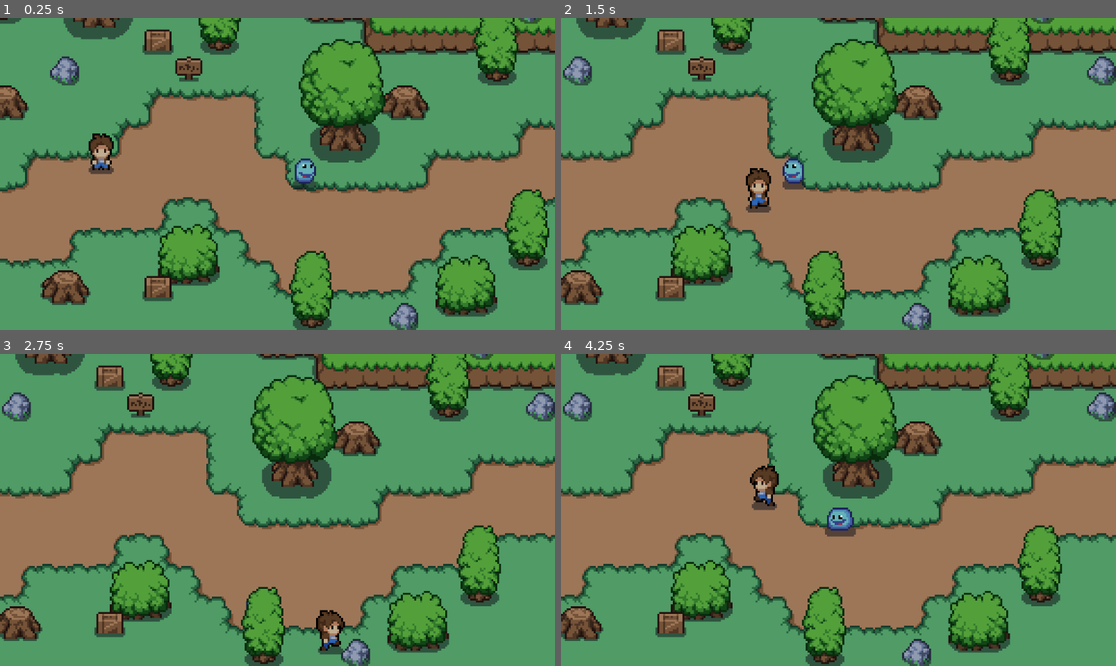
Above: before the commit, frames 1-4 (two rows, left to right).
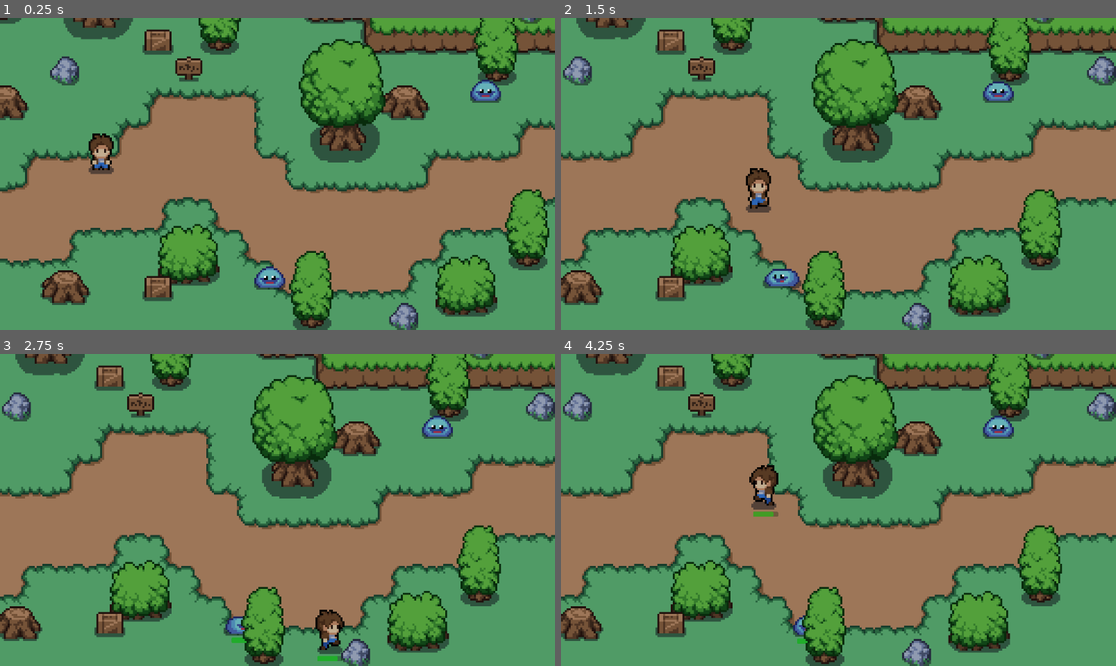
Above: after the commit, the same moments.

Repository: gavinhewitt03/LEAD-Academy-Game
Game: Godot game, scene res://scenes/world.tscn
The game is run twice, just before and just after one commit, with the same random seed, the same clock (stepped at 60 frames per second) and the same inputs.
Inputs:
- Up to frame 1 (0.25 s): no input
- Up to frame 2 (1.5 s): hold Right (ui_right) 0.53-1.28 s; tap E (attack) at 0.6, 1.35 s; hold Down (ui_down) from 1.28 s (still down)
- Up to frame 3 (2.75 s): release Down (ui_down) at 2.03 s; hold Right (ui_right) from 2.03 s (still down); tap E (attack) at 2.1 s
- Up to frame 4 (4.25 s): release Right (ui_right) at 2.78 s; hold Up (ui_up) 2.78-3.53 s; tap E (attack) at 2.85, 3.6 s; hold Left (ui_left) from 3.53 s (still down)

The runs differ from the first frame. In frame 1, 1.0% of the frame differs, in the area x 45-91%, y 19-88%; in frame 2, 1.0%; in frame 3, 0.8%; in frame 4, 1.2%, in the area x 33-82%, y 19-93%.

Commit message:
FINISHED GAME

Diff:
--- a/scenes/enemy.tscn
+++ b/scenes/enemy.tscn
@@ -81,7 +81,7 @@
 "duration": 1.0,
 "texture": SubResource("AtlasTexture_yvjb4")
 }],
-"loop": true,
+"loop": false,
 "name": &"death",
 "speed": 5.0
 }, {
@@ -133,16 +133,16 @@
 radius = 5.0
 
 [sub_resource type="CircleShape2D" id="CircleShape2D_y3ghr"]
-radius = 11.0
+radius = 12.0
 
 [node name="enemy" type="CharacterBody2D"]
-collision_layer = 2
+collision_layer = 4
 collision_mask = 3
 script = ExtResource("1_xh0kq")
 
 [node name="AnimatedSprite2D" type="AnimatedSprite2D" parent="."]
 sprite_frames = SubResource("SpriteFrames_jeo1i")
-animation = &"idle"
+animation = &"death"
 offset = Vector2(0, -6)
 
 [node name="detection_area" type="Area2D" parent="."]
@@ -159,13 +159,24 @@
 debug_color = Color(0.652077, 0.369282, 0.920032, 0.42)
 
 [node name="enemy_hitbox" type="Area2D" parent="."]
+collision_layer = 4
+collision_mask = 2
 
 [node name="CollisionShape2D" type="CollisionShape2D" parent="enemy_hitbox"]
-position = Vector2(0, -3)
+position = Vector2(0, -4)
 shape = SubResource("CircleShape2D_y3ghr")
 debug_color = Color(0.501034, 0.580172, 0.0719084, 0.42)
 
 [node name="damage_cooldown" type="Timer" parent="."]
+
+[node name="healthbar" type="ProgressBar" parent="."]
+modulate = Color(0, 1, 0, 1)
+offset_left = -6.0
+offset_top = 3.0
+offset_right = 114.0
+offset_bottom = 30.0
+scale = Vector2(0.1, 0.1)
+show_percentage = false
 
 [connection signal="body_entered" from="detection_area" to="." method="_on_detection_area_body_entered"]
 [connection signal="body_exited" from="detection_area" to="." method="_on_detection_area_body_exited"]
--- a/scenes/player.tscn
+++ b/scenes/player.tscn
@@ -282,7 +282,7 @@
 "duration": 1.0,
 "texture": SubResource("AtlasTexture_wbq6t")
 }],
-"loop": true,
+"loop": false,
 "name": &"death",
 "speed": 5.0
 }, {
@@ -417,19 +417,17 @@
 radius = 5.0
 
 [sub_resource type="CircleShape2D" id="CircleShape2D_fabi8"]
-radius = 13.0
+radius = 14.0
 
 [node name="player" type="CharacterBody2D"]
-collision_layer = 3
-collision_mask = 3
+collision_layer = 2
+collision_mask = 5
 script = ExtResource("1_haf4o")
 
 [node name="AnimatedSprite2D" type="AnimatedSprite2D" parent="."]
 position = Vector2(-1, -2)
 sprite_frames = SubResource("SpriteFrames_yn1xn")
-animation = &"side_idle"
-frame = 3
-frame_progress = 0.486107
+animation = &"death"
 offset = Vector2(0, -15)
 
 [node name="CollisionShape2D" type="CollisionShape2D" parent="."]
@@ -439,6 +437,8 @@
 debug_color = Color(0.180418, 0.568179, 0.810704, 0.42)
 
 [node name="player_hitbox" type="Area2D" parent="."]
+collision_layer = 2
+collision_mask = 4
 
 [node name="CollisionShape2D" type="CollisionShape2D" parent="player_hitbox"]
 position = Vector2(-1, -8)
@@ -472,7 +472,25 @@
 limit_right = 260
 limit_bottom = 1
 
+[node name="healthbar" type="ProgressBar" parent="."]
+modulate = Color(0, 1, 0, 1)
+offset_left = -6.75
+offset_top = 3.0
+offset_right = 123.25
+offset_bottom = 30.0
+scale = Vector2(0.1, 0.1)
+show_percentage = false
+
+[node name="regen_timer" type="Timer" parent="."]
+wait_time = 5.0
+autostart = true
+
+[node name="respawn_timer" type="Timer" parent="."]
+wait_time = 5.0
+
 [connection signal="body_entered" from="player_hitbox" to="." method="_on_player_hitbox_body_entered"]
 [connection signal="body_exited" from="player_hitbox" to="." method="_on_player_hitbox_body_exited"]
-[connection signal="timeout" from="damage_cooldown" to="." method="_on_attack_cooldown_timeout"]
+[connection signal="timeout" from="damage_cooldown" to="." method="_on_damage_cooldown_timeout"]
 [connection signal="timeout" from="attack_cooldown" to="." method="_on_attack_cooldown_timeout"]
+[connection signal="timeout" from="regen_timer" to="." method="_on_regen_timer_timeout"]
+[connection signal="timeout" from="respawn_timer" to="." method="_on_respawn_timer_timeout"]
--- a/scenes/world.tscn
+++ b/scenes/world.tscn
@@ -103,7 +103,7 @@
 position = Vector2(155, 108)
 
 [node name="enemy" parent="." instance=ExtResource("5_7gxc7")]
-position = Vector2(260, 116)
+position = Vector2(242, 168)
 
 [node name="collisions" type="StaticBody2D" parent="."]
 
@@ -116,5 +116,11 @@
 position = Vector2(197, -17)
 shape = SubResource("RectangleShape2D_40ryp")
 
+[node name="enemy2" parent="." instance=ExtResource("5_7gxc7")]
+position = Vector2(46, 35)
+
+[node name="enemy3" parent="." instance=ExtResource("5_7gxc7")]
+position = Vector2(354, 71)
+
 [connection signal="body_entered" from="cliff_side_area" to="." method="_on_cliff_side_area_body_entered"]
 [connection signal="body_exited" from="cliff_side_area" to="." method="_on_cliff_side_area_body_exited"]
--- a/scripts/enemy.gd
+++ b/scripts/enemy.gd
@@ -1,6 +1,6 @@
 extends CharacterBody2D
 
-var speed = 40
+var speed = 60
 var player_chase = false
 var player = null
 
@@ -10,6 +10,7 @@
 
 func _physics_process(delta):
 	deal_with_damage()
+	update_health()
 
 	if player_chase:
 		position += (player.position - position)/speed
@@ -21,7 +22,7 @@
 			$AnimatedSprite2D.flip_h = true
 		else:
 			$AnimatedSprite2D.flip_h = false
-	else:
+	elif health > 0:
 		$AnimatedSprite2D.play("idle")
 
 func _on_detection_area_body_entered(body):
@@ -47,8 +48,22 @@
 			health -= 30
 			$damage_cooldown.start()
 			receive_damage = false
-			if health <= 0:
-				self.queue_free()
+			death()
 
 func _on_damage_cooldown_timeout() -> void:
 	receive_damage = true
+
+func update_health():
+	$healthbar.value = health
+
+	if health >= 100:
+		$healthbar.visible = false
+	else:
+		$healthbar.visible = true
+
+func death():
+	if health <= 0:
+		player_chase = false
+		player_in_attack_range = false
+		$AnimatedSprite2D.play("death")
+		$AnimatedSprite2D.connect("animation_finished", func(): queue_free(), CONNECT_ONE_SHOT)
--- a/scripts/player.gd
+++ b/scripts/player.gd
@@ -10,6 +10,8 @@
 const speed = 100
 var current_dir = "none"
 
+var ProcessMode
+
 func _ready():
 	$AnimatedSprite2D.play("front_idle")
 
@@ -17,39 +19,37 @@
 	player_movement(delta)
 	enemy_attack()
 	attack()
-
-	if health <= 0:
-		player_alive = false # stop game
-		health = 0
-		self.queue_free()
+	update_health()
+	death()
 
 func player_movement(delta):
-	if Input.is_action_pressed("ui_right"):
-		current_dir = "right"
-		play_anim(1)
-		velocity.x = speed
-		velocity.y = 0
-	elif Input.is_action_pressed("ui_left"):
-		current_dir = "left"
-		play_anim(1)
-		velocity.x = -speed
-		velocity.y = 0
-	elif Input.is_action_pressed("ui_down"):
-		current_dir = "down"
-		play_anim(1)
-		velocity.x = 0
-		velocity.y = speed
-	elif Input.is_action_pressed("ui_up"):
-		current_dir = "up"
-		play_anim(1)
-		velocity.x = 0
-		velocity.y = -speed
-	else:
-		play_anim(0)
-		velocity.x = 0
-		velocity.y = 0
+	if player_alive:
+		if Input.is_action_pressed("ui_right"):
+			current_dir = "right"
+			play_anim(1)
+			velocity.x = speed
+			velocity.y = 0
+		elif Input.is_action_pressed("ui_left"):
+			current_dir = "left"
+			play_anim(1)
+			velocity.x = -speed
+			velocity.y = 0
+		elif Input.is_action_pressed("ui_down"):
+			current_dir = "down"
+			play_anim(1)
+			velocity.x = 0
+			velocity.y = speed
+		elif Input.is_action_pressed("ui_up"):
+			current_dir = "up"
+			play_anim(1)
+			velocity.x = 0
+			velocity.y = -speed
+		else:
+			play_anim(0)
+			velocity.x = 0
+			velocity.y = 0
 
-	move_and_slide()
+		move_and_slide()
 
 func play_anim(movement):
 	var dir = current_dir
@@ -93,7 +93,7 @@
 
 func enemy_attack():
 	if enemy_in_attack_range and enemy_attack_cooldown:
-		health -= 20
+		health -= 10
 		enemy_attack_cooldown = false
 		$damage_cooldown.start()
 
@@ -134,5 +134,34 @@
 		$world_camera.enabled = false
 		$cliffside_camera.enabled = true
 
-func player():
-	pass
+func update_health():
+	$healthbar.value = health
+
+	if health >= 100:
+		$healthbar.visible = false
+	else:
+		$healthbar.visible = true
+
+func _on_regen_timer_timeout():
+	if !enemy_in_attack_range and player_alive:
+		if health < 100 :
+			health += 20
+			if health > 100:
+				health = 100
+
+func _on_respawn_timer_timeout():
+	$respawn_timer.stop()
+	player_alive = true
+	position.x = global.player_start_pos_x
+	position.y = global.player_start_pos_y
+	health = 50
+
+func death():
+	if health <= 0 and player_alive:
+		player_alive = false # player has died
+		health = 0
+		$AnimatedSprite2D.play("death")
+		velocity.x = 0
+		velocity.y = 0
+		if $respawn_timer.is_stopped():
+			$respawn_timer.start()
